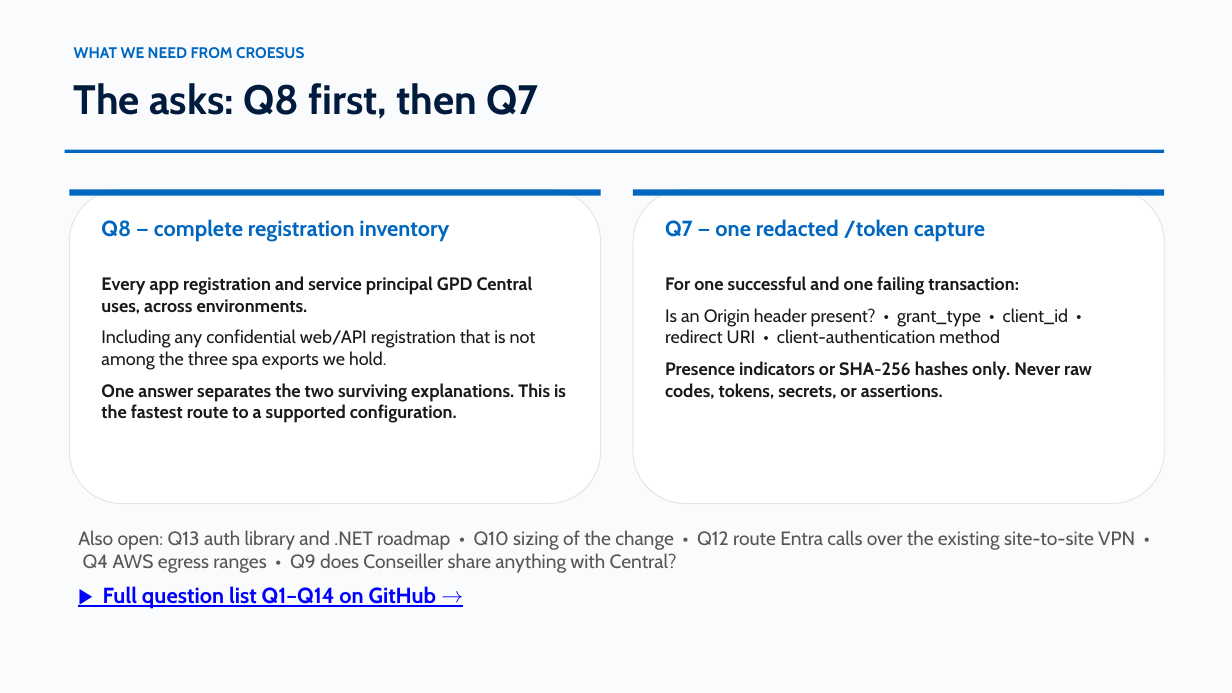
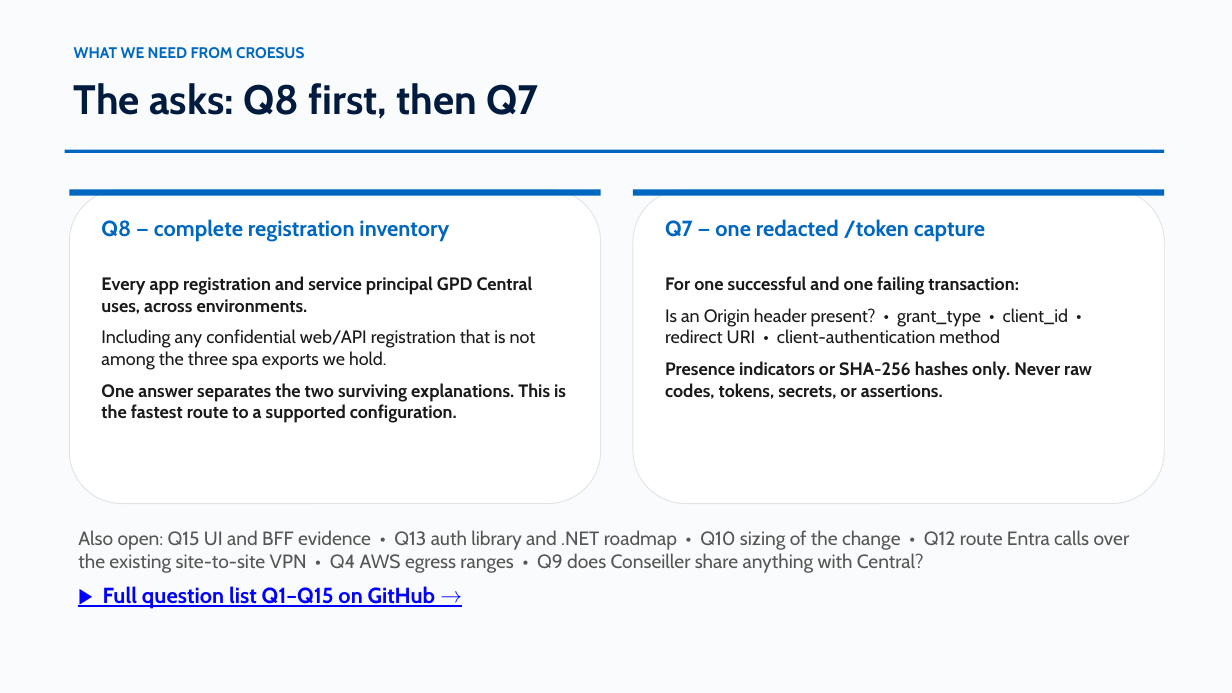
Before and after one commit to devopsabcs-engineering/croesus, a slide deck: slide 10 of docs/deck/croesus-session-deck.pptx. Drawn at 1232x693 pixels with LibreOffice and Linux fonts; fonts in the diff are those of the drawing. Boxes give left, top, right and bottom in pixels: in the first picture for what was removed or moved away, otherwise in the second. Text is boxed around its words. In the diff, an @@ line names an element or a change of style, - is before the commit and + after.

Commit message:
feat: Complete Phase 7 updates for Croesus registration evidence, including UI topology separation and documentation corrections

```diff
--- a/docs/deck/croesus-session-deck.pptx
+++ b/docs/deck/croesus-session-deck.pptx
@@ text at box(78, 530, 1130, 573): text changed @@
-Also open: Q13 auth library and .NET roadmap • Q10 sizing of the change • Q12 route Entra calls over the existing site-to-site VPN • Q4 AWS egress ranges • Q9 does Conseiller share anything with Central?
+Also open: Q15 UI and BFF evidence • Q13 auth library and .NET roadmap • Q10 sizing of the change • Q12 route Entra calls over the existing site-to-site VPN • Q4 AWS egress ranges • Q9 does Conseiller share anything with Central?
@@ text at box(103, 586, 435, 609): text changed @@
-▶ Full question list Q1–Q14 on GitHub →
+▶ Full question list Q1–Q15 on GitHub →
```
Also in this commit, not shown: 10 other slides changed, 4 other files.
